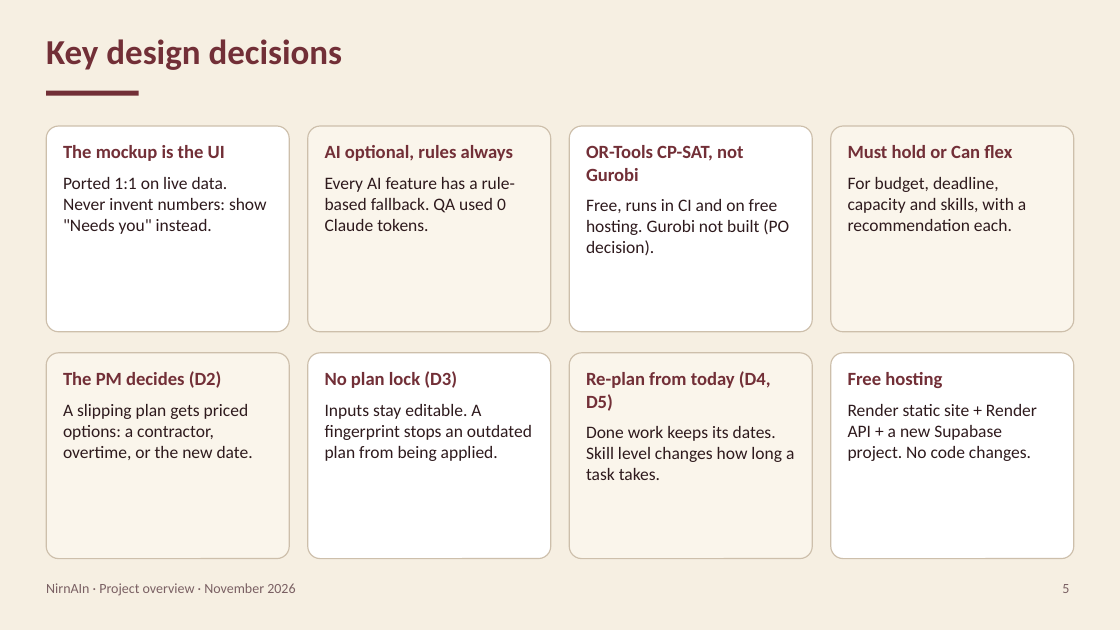
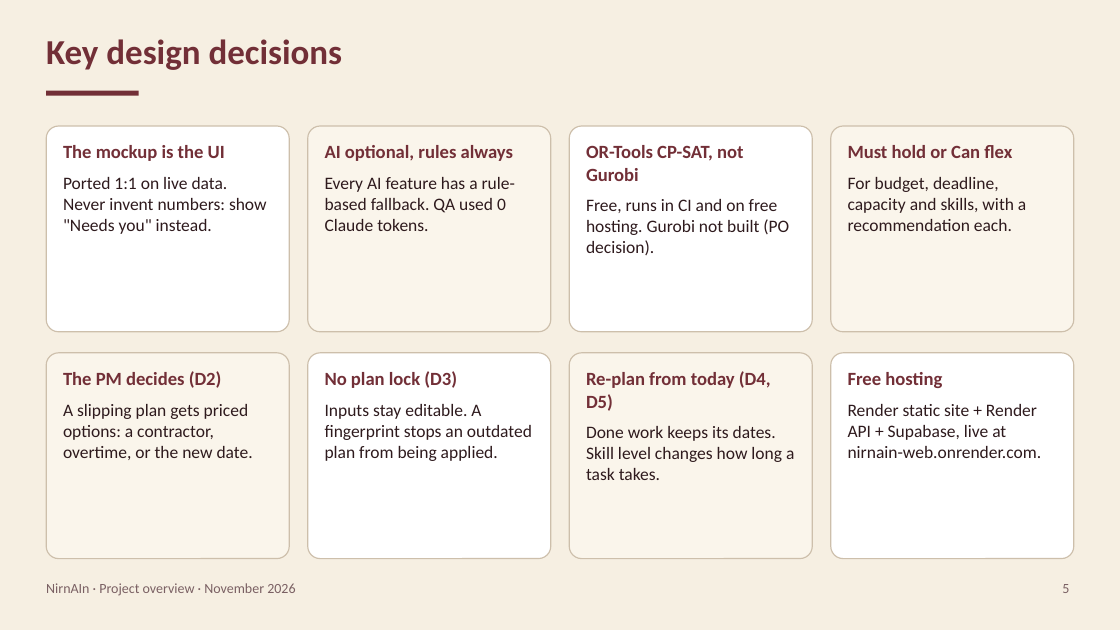
Before and after one commit to Dogiparthi-Sharada/NirnAIn, a slide deck: slide 5 of docs/project/NirnAIn_Project_Overview.pptx. Drawn at 1120x630 pixels with LibreOffice and Linux fonts; fonts in the diff are those of the drawing. Boxes give left, top, right and bottom in pixels: in the first picture for what was removed or moved away, otherwise in the second. Text is boxed around its words. In the diff, an @@ line names an element or a change of style, - is before the commit and + after.

Commit message:
docs: describe the team's process and rebuild the documentation package
Rewrite the package in team terms: written specifications per round,
feature branches merged only when every check passes, PO decisions, QA
rounds with the QA pack, code-standards sweeps and a live preview. The
final report gets a team timeline and an appendix of what is in the
repository; lessons learned keeps the engineering lessons; the GitHub
steps become "How the code is kept on GitHub". Every document now carries
the authors and the BAN 693 course line, and the deck and Word and text
files are rebuilt with their checks passing.

```diff
--- a/docs/project/NirnAIn_Project_Overview.pptx
+++ b/docs/project/NirnAIn_Project_Overview.pptx
@@ text at (848,404,1042,458): text changed @@
-Render static site + Render API + a new Supabase project. No code changes.
+Render static site + Render API + Supabase, live at nirnain-web.onrender.com.
```
Also in this commit, not shown: 8 other slides changed, 14 other files.
